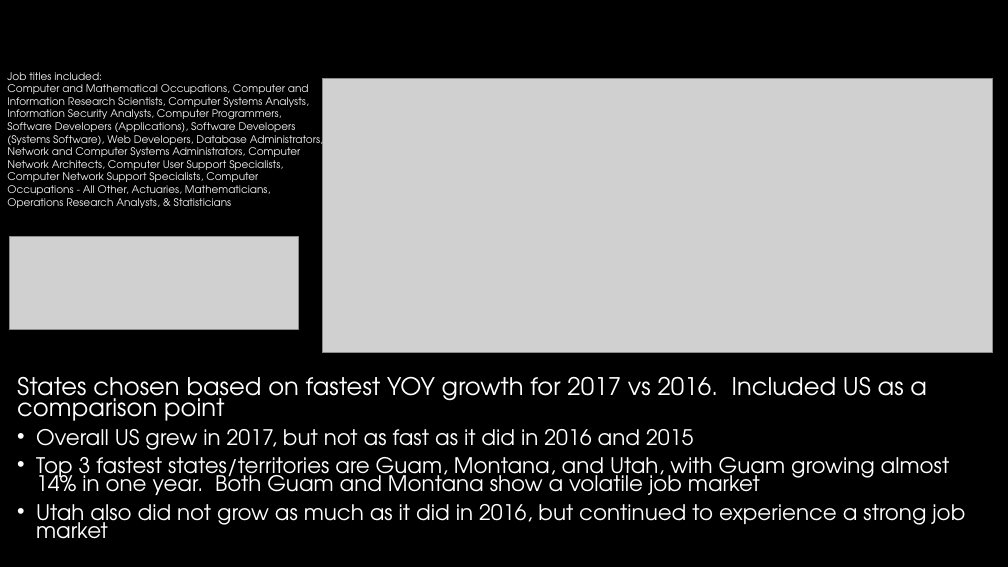
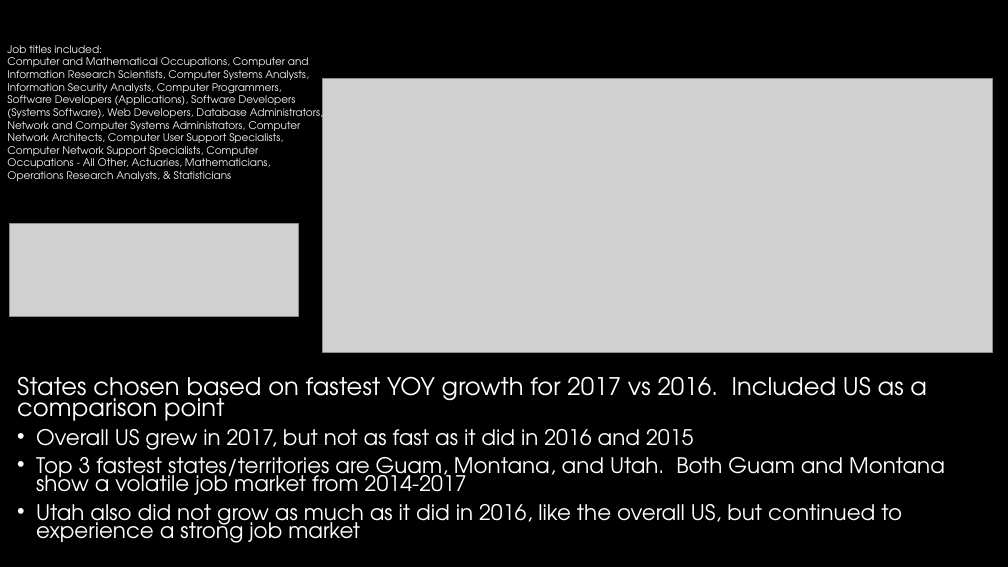
Before and after one commit to WCW789/Project1, a slide deck: slide 4 of Group_5_Presentation.pptx. Drawn at 1008x567 pixels with LibreOffice and Linux fonts; fonts in the diff are those of the drawing; grey boxes stand for pictures; background and template pictures are left out. Boxes give left, top, right and bottom in pixels: in the first picture for what was removed or moved away, otherwise in the second. Text is boxed around its words. In the diff, an @@ line names an element or a change of style, - is before the commit and + after.

```diff
--- a/Group_5_Presentation.pptx
+++ b/Group_5_Presentation.pptx
@@ text "Job titles included:": place and size @@
-text "Job titles included:" at bbox=[7, 72, 323, 208]
+text "Job titles included:" at bbox=[7, 45, 323, 181]
@@ picture: place and size @@
-picture at bbox=[10, 237, 299, 330]
+picture at bbox=[10, 224, 299, 317]
@@ text at bbox=[36, 457, 945, 543]: text changed @@
-• Top 3 fastest states/territories are Guam, Montana, and Utah, with Guam growing almost 14% in one year. Both Guam and Montana show a volatile job market
-• Utah also did not grow as much as it did in 2016, but continued to experience a strong job market
+• Top 3 fastest states/territories are Guam, Montana, and Utah. Both Guam and Montana show a volatile job market from 2014-2017
+• Utah also did not grow as much as it did in 2016, like the overall US, but continued to experience a strong job market
```
Also in this commit, not shown: 6 other slides changed, 1 other file.
